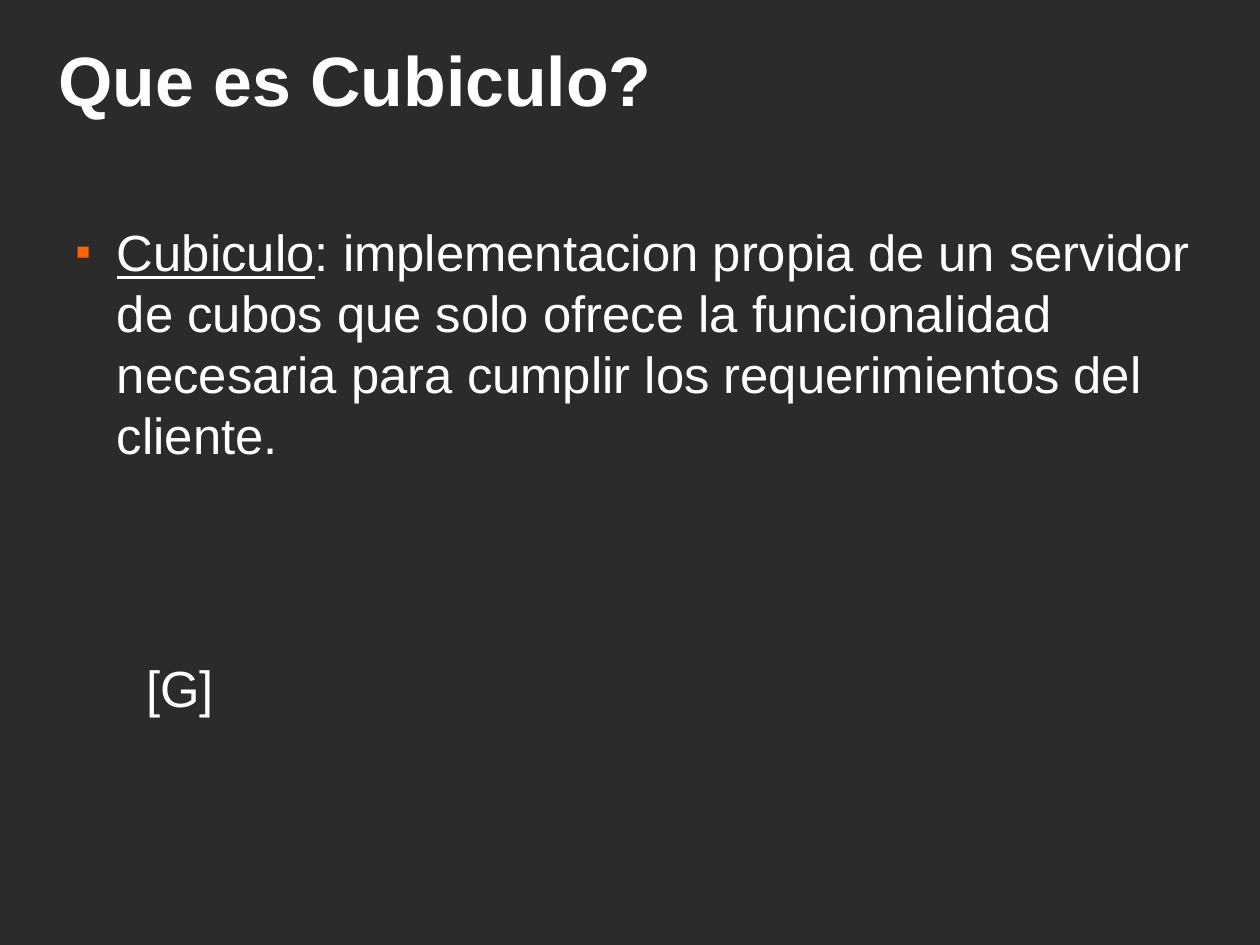
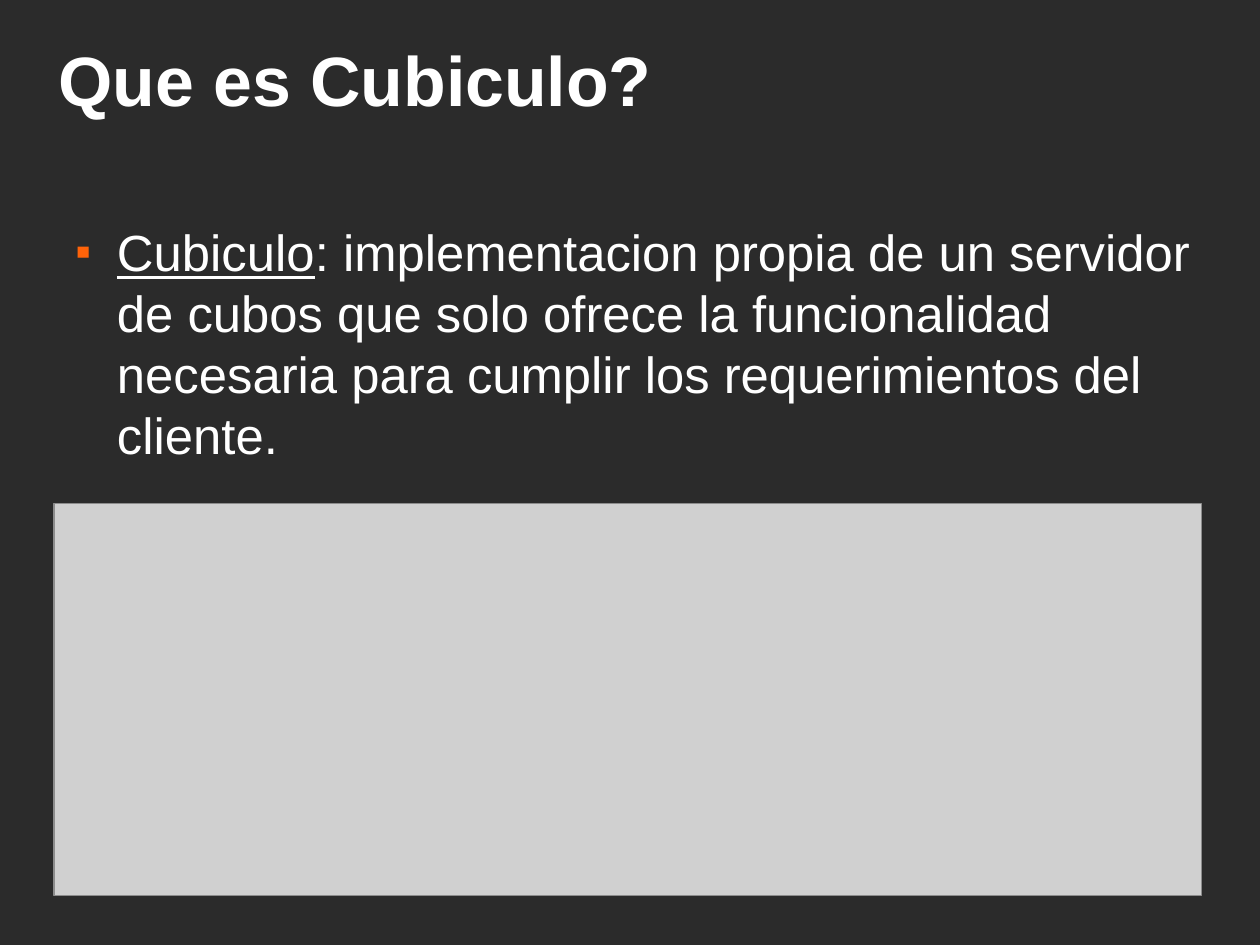
Before and after one commit to ervin45/proyectofinal, a slide deck: slide 27 of doc/material_para_la_catedra/presentacion_final/presentacion_final.odp (slide 23 before the commit). Drawn at 1260x945 pixels with LibreOffice and Linux fonts; fonts in the diff are those of the drawing; grey boxes stand for pictures; background and template pictures are left out; a plain dark background stands for a picture behind light text. Boxes give left, top, right and bottom in pixels: in the first picture for what was removed or moved away, otherwise in the second. Text is boxed around its words. In the diff, an @@ line names an element or a change of style, - is before the commit and + after.

```diff
--- a/doc/material_para_la_catedra/presentacion_final/presentacion_final.odp
+++ b/doc/material_para_la_catedra/presentacion_final/presentacion_final.odp
@@ picture added at [54,504,1202,896] @@
@@ text removed at [146,670,214,718] @@
-[G]
```
Also in this commit, not shown: 14 other slides changed, 11 slides added, 7 slides removed, 24 other files.
